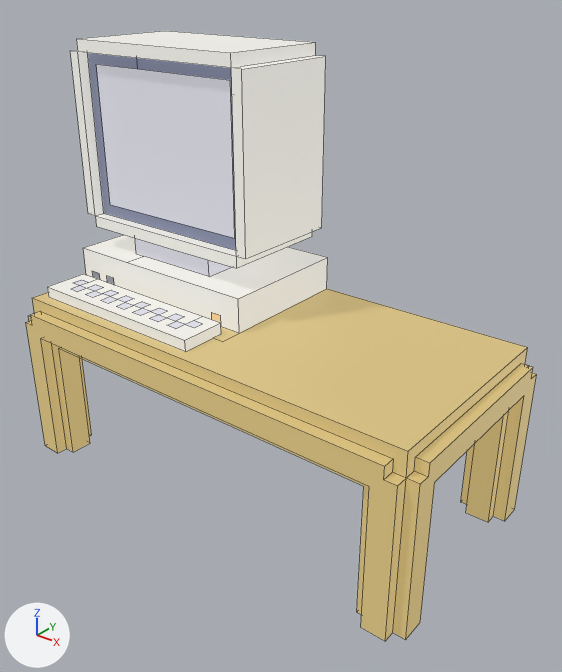
One commit to the FBX model Assets/Models/Obsticals/InsideHouse/PcANdTisch.fbx: the scene before it, then after it.
Before and after are seen from a camera (50 mm lens) standing at (2.36, -2.8, 2.62) and looking at (0.14, -0.03, 0.9). The lights are fixed; the arrows at lower left show +X, +Y and +Z. Mesh edges are drawn as thin lines. Where no turn or scale is listed for an object, it has been applied to the vertices.

The first picture shows 'PCAndTisch'.
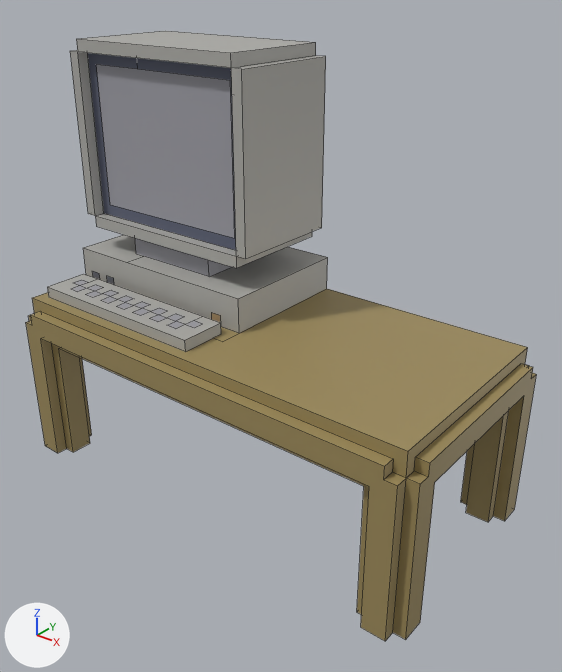
Location of each change, [x1, y1, x2, y2] in pixels of the pictures (562 x 672 px):
'PCAndTisch', surface changed
    both: [26, 31, 536, 641]

The change, as a list of edits to the scene's bpy script:
```text
Change mat_pkmnmastermaterial:
    where n0 = _N.new('ShaderNodeBsdfPrincipled'); n0.name = 'Principled BSDF'
    remove n0.inputs[28].default_value = 1.0  # 'Emission Strength'
    remove n3 = _N.new('ShaderNodeTexImage'); n3.name = 'Image Texture.001'
    remove n3.image = img_pkmnemerald_jpg
    remove _L.new(n3.outputs[0], n0.inputs[27])  # 'Color' to 'Emission Color'
```
